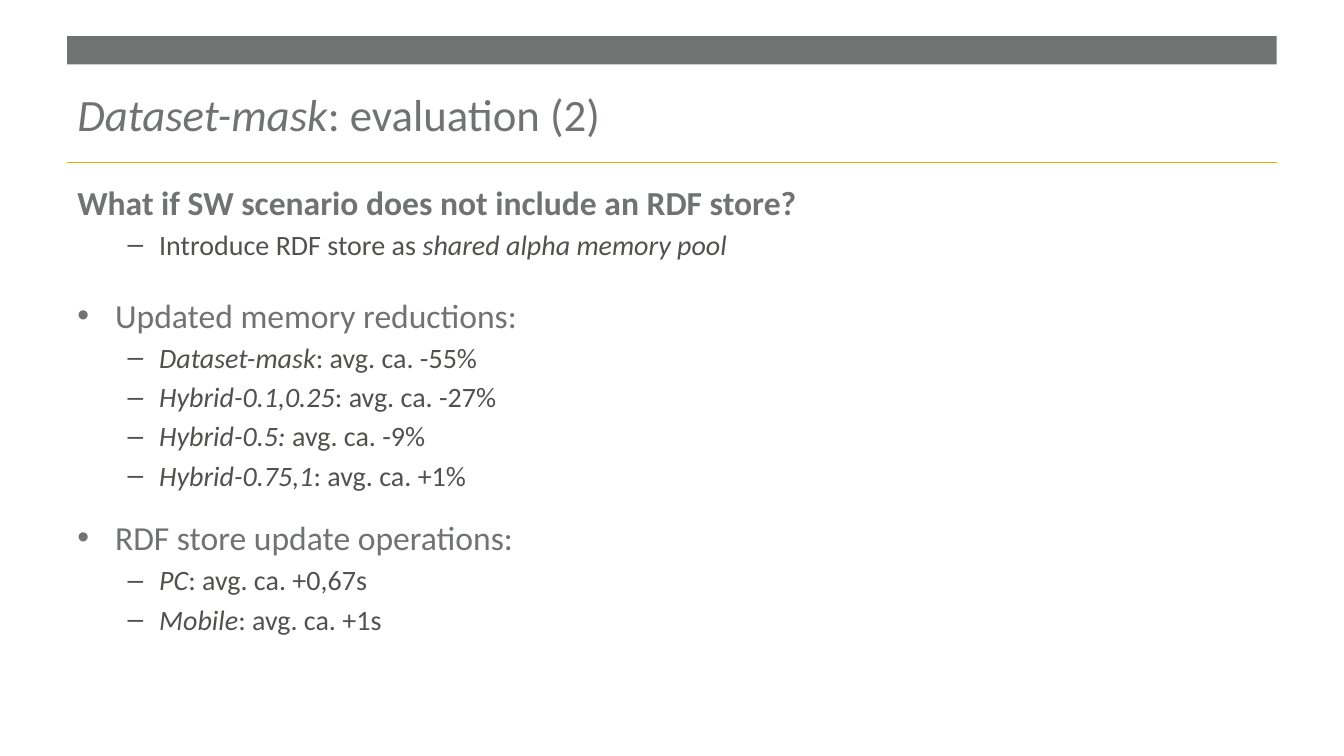
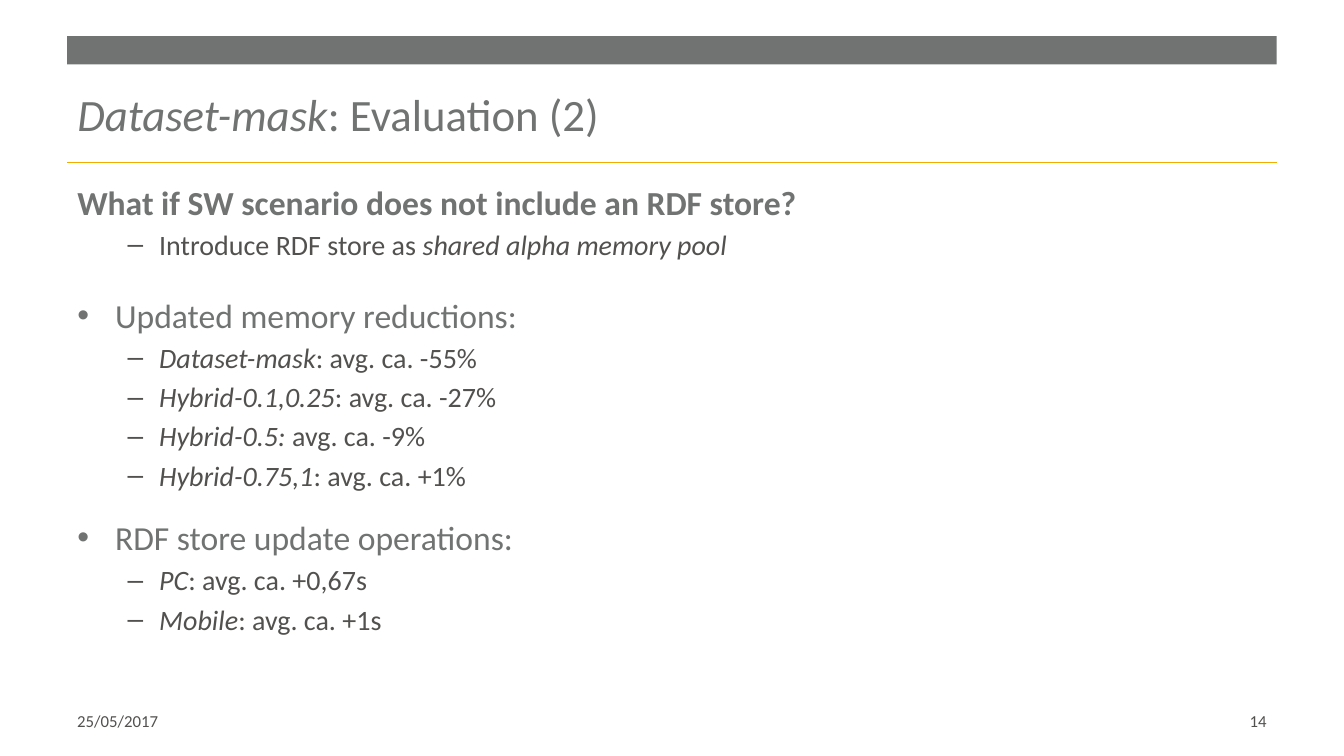
Before and after one commit to RuleML/ruleml-website, a slide deck: slide 14 of talks/WilliamVanWoensel-BottomUpOWL2RL-RuleMLWebinar-2017-05-26.pptx. Drawn at 1344x756 pixels with LibreOffice and Linux fonts; fonts in the diff are those of the drawing; background and template pictures are left out. Boxes give left, top, right and bottom in pixels: in the first picture for what was removed or moved away, otherwise in the second. Text is boxed around its words. In the diff, an @@ line names an element or a change of style, - is before the commit and + after.

```diff
--- a/talks/WilliamVanWoensel-BottomUpOWL2RL-RuleMLWebinar-2017-05-26.pptx
+++ b/talks/WilliamVanWoensel-BottomUpOWL2RL-RuleMLWebinar-2017-05-26.pptx
@@ title at (x1=77, y1=98, x2=599, y2=137): text changed @@
-Dataset-mask: evaluation (2)
+Dataset-mask: Evaluation (2)
@@ text added at (x1=77, y1=715, x2=158, y2=728), 12 pt, text #52514F @@
+25/05/2017
@@ page number added at (x1=1250, y1=716, x2=1267, y2=727), 12 pt, text #52514F @@
+14
```
Also in this commit, not shown: 16 other slides changed, 4 slides added, 1 other file.
